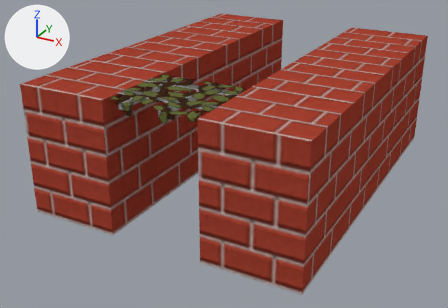
What one commit did to the Blender file public/models/cover.blend.
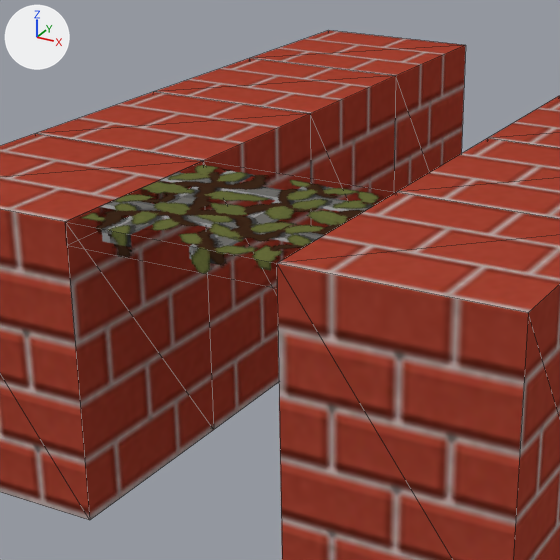
Each version appears first whole from a camera (50 mm lens) standing at (3.01, -4.61, 3.19) and looking at (-0.18, 1.19, 0.29), and next in a close-up on the part from 16% to 73% of the width and 0% to 82% of the height. Every picture has the same lights, and +X, +Y and +Z are marked at upper left. The close-ups show mesh edges as thin lines.

Objects in the first close-up: 'Brick', 'Cover'.
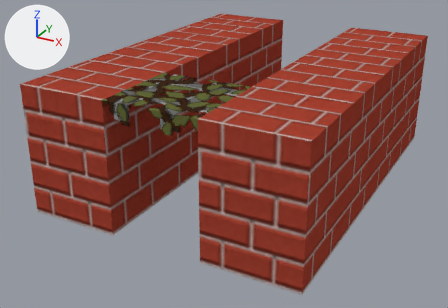
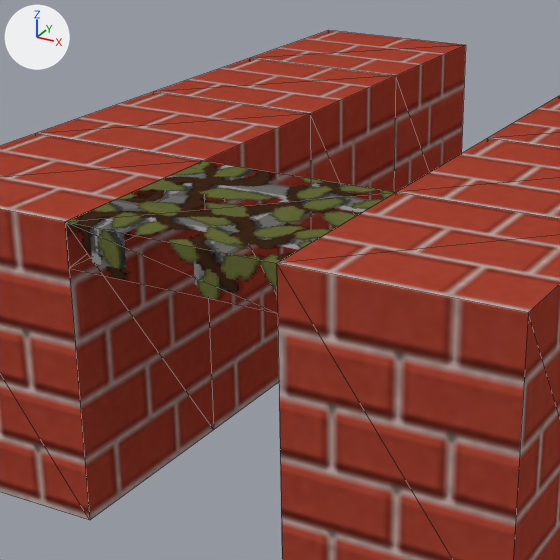
Commit message: new cover

Where the change shows, as pixel boxes [x1, y1, x2, y2] in the close-ups (560 x 560 px):
'Cover', reshaped: before [79, 165, 380, 274]; after [65, 161, 396, 301]

Diff of the bpy script that builds the scene:
```diff
--- a/public/models/cover.blend.py
+++ b/public/models/cover.blend.py
@@ mat_cover_001 @@
+mat_cover_001 = principled_material('Cover.001')
+mat_cover_001.texture = img_cover_png  # with its transparency
+mat_cover_001.roughness = 1.0
+mat_cover_001.specular_ior_level = 0.0
@@ me_куб_001 @@
 # used by ob_cover; location = (0.0, 0.0, 0.0)
 # verts and faces of me_куб_001; kept vertices keep their numbers, new ones are numbered from 8
 # before: 0 (-0.5, -0.5, 1.3) at pixel (66, 245), 1 (-0.5, -0.5, 1.4) at pixel (65, 221), 2 (-0.5, 0.5, 1.3), 3 (-0.5, 0.5, 1.4) at pixel (203, 160), 4 (0.5, -0.5, 1.3) at pixel (277, 288)
 # before: 5 (0.5, -0.5, 1.4) at pixel (276, 263), 6 (0.5, 0.5, 1.3), 7 (0.5, 0.5, 1.4) at pixel (396, 192)
-me_куб_001.from_pydata(...)  # 8 vertices, 4 faces; spans x -0.5..0.5, y -0.5..0.5, z 1.3..1.4
-me_куб_001.materials.append(mat_cover)  # picture img_cover_png
+me_куб_001.from_pydata(...)  # 16 vertices, 8 faces; spans x -0.5..0.5, y -0.5..0.5, z 1.2..1.4
+# me_куб_001 part 1
+delete_vertices([0, 2, 4, 6])  # with the faces that use them
+delete_faces([(1, 5, 7, 3)])
+verts[8] = (-0.5, -0.5, 1.2)  # pixel (68, 268)
+verts[9] = (-0.5, -0.5, 1.4)  # pixel (65, 221)
+verts[10] = (0.5, -0.5, 1.2)  # pixel (277, 313)
+verts[11] = (0.5, -0.5, 1.4)  # pixel (276, 263)
+for new, old in zip([*range(12, 16)], [*range(8, 12)]): verts[new] = verts[old] + (0.0, 1.0, 0.0)
+verts[16] = (-0.5, -0.5, 1.2)  # pixel (68, 268)
+verts[17] = (-0.5, -0.5, 1.4)  # pixel (65, 221)
+verts[18] = (0.5, -0.5, 1.2)  # pixel (277, 313)
+verts[19] = (0.5, -0.5, 1.4)  # pixel (276, 263)
+faces += [(8, 9, 13), (8, 13, 12), (11, 14, 15), (10, 14, 11), (1, 18, 5), (1, 16, 18)]
+faces += [(3, 17, 7), (7, 17, 19)]
+me_куб_001.materials.append(mat_cover_001)  # picture img_cover_png
```
